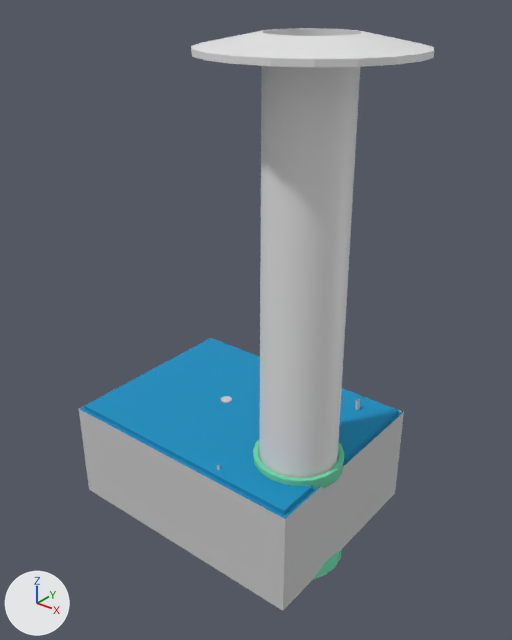
Renders of the FBX model ShowPT/Assets/Graphical Resources/Prefabs/ShowRoom/Allroomtest.FBX from each side of a commit.
Camera for both pictures: a 50 mm camera at (21.0, -23.3, 26.8) aimed at (1.5, 1.1, 11.6). The lights are fixed; the arrows at lower left show +X, +Y and +Z. Where no turn or scale is listed for an object, it has been applied to the vertices. Vertices at the same position are counted once.
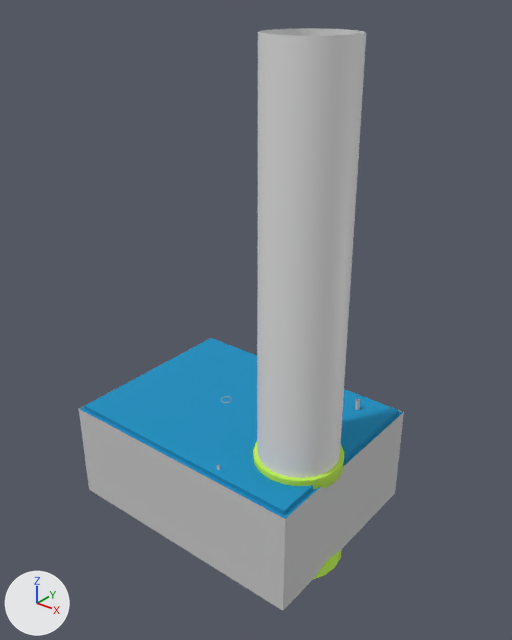
Where the change shows, as pixel boxes (x1, y1, x2, y2) in the pictures (512 x 640 px):
'Object006', deleted: before (191, 28, 434, 478)
'Object', added: after (257, 28, 366, 478)
part 1 of me_mesh_004, recoloured: (253, 442, 344, 579) in both

What the commit changed:
Material 'screenlift' (mat_screenlift) is new.
Its base color is (0.165, 0.847, 0.871) (cyan #71edf0).
Its roughness is 0.859.
Material 'lift' (mat_lift) is new.
Its base color is (0.545, 0.898, 0.0863) (green #c3f353).
Its roughness is 0.859.
me_mesh_004 is used by ob_cylinder006; location (5.0, 0.0, 0.0).
me_mesh_004 had 795 vertices, 1410 faces and spanned x -2.41..2.41, y -2.41..2.41, z 0.0..6.0.
me_mesh_004 now has 743 vertices, 1320 faces and spans x -2.41..2.41, y -2.41..2.41, z 0.0..6.0.
me_mesh_004 part 1: 1230 faces spanning x -2.41..2.41, y -2.41..2.41, z 0.0..6.0 switch from mat_liftroom (green #6ed9ab) to mat_lift (green #c3f353).
me_mesh_004 now uses material mat_screenlift (cyan #71edf0).
Mesh me_mesh_036_1 is new.
It has 80 vertices, 40 faces and spans x -2.0..2.0, y -2.0..2.0, z 5.9..24.9.
Object 'Object006' (ob_object006) is deleted.
Object 'Object' (ob_object) is new; it shows me_mesh_036_1.
Its location is (5.0, 0.0, 0.0).
